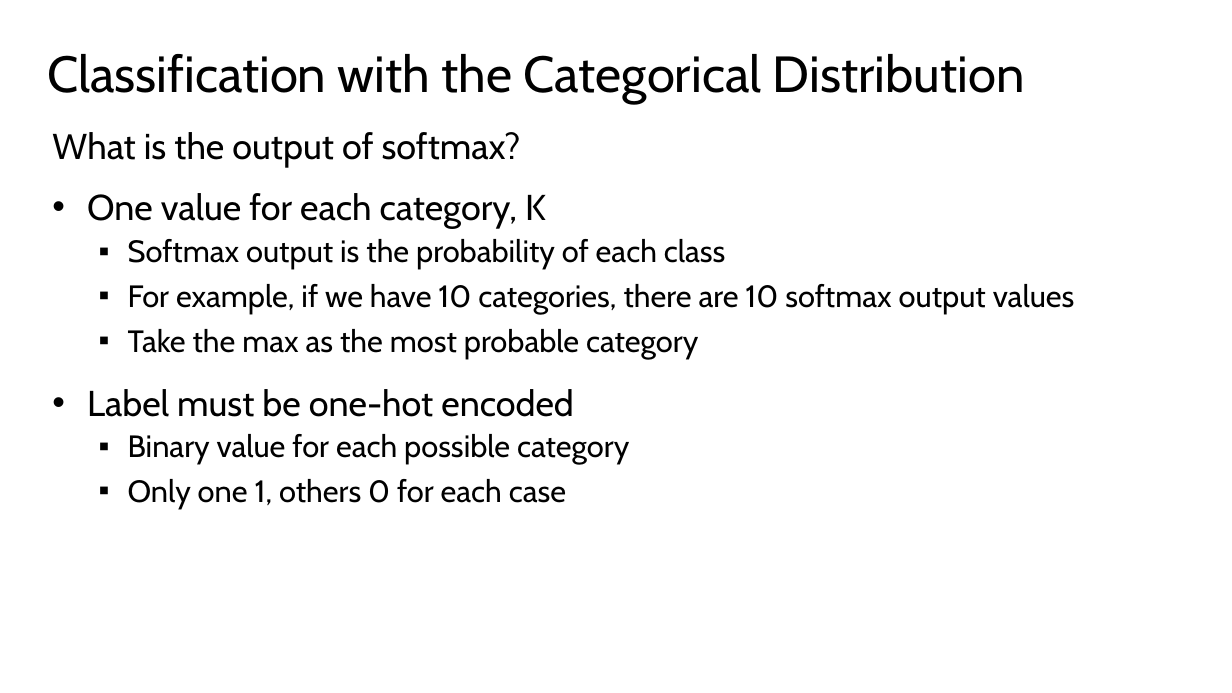
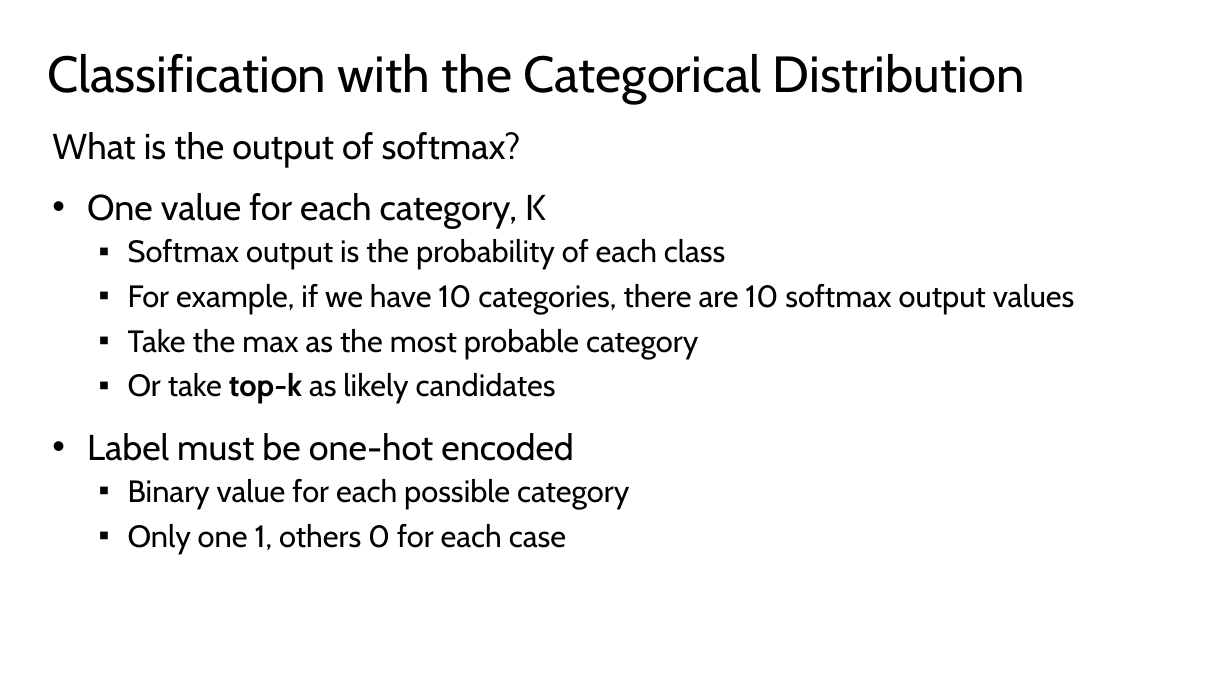
Before and after one commit to StephenElston/CSCI-E25, a slide deck: slide 31 of Slides/4_MachineLearningForCV.pptx. Drawn at 1232x693 pixels with LibreOffice and Linux fonts; fonts in the diff are those of the drawing. Boxes give left, top, right and bottom in pixels: in the first picture for what was removed or moved away, otherwise in the second. Text is boxed around its words. In the diff, an @@ line names an element or a change of style, - is before the commit and + after.

Commit message:
Corrected typos in slides

```diff
--- a/Slides/4_MachineLearningForCV.pptx
+++ b/Slides/4_MachineLearningForCV.pptx
@@ text at (x1=128, y1=373, x2=556, y2=403): paragraph added @@
+  ▪ Or take top-k as likely candidates
```
Also in this commit, not shown: 1 other slide changed, 1 slide added.
